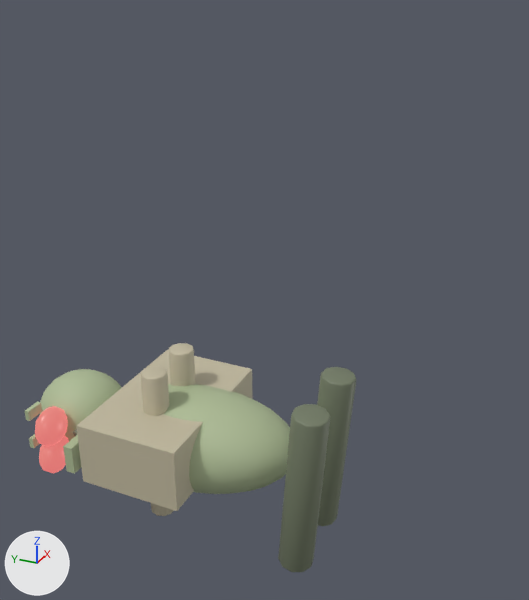
One commit to the glTF model assets/models/monsters/walker.glb: the scene before it, then after it.
Both versions are drawn from a camera (50 mm lens) standing at (-1.833, -0.36, 1.483) and looking at (-0.049, 0.443, 0.591). The lights are fixed; the arrows at lower left show +X, +Y and +Z. The older version comes first. Where no turn or scale is listed for an object, it has been applied to the vertices. Vertices at exactly the same position are counted once.

The older version as bpy lines, for what is in view:
```python
ob_arm = bpy.data.objects.new('arm', me_cylinder)
ob_arm.location = (-0.088, 0.82, 0.0)
ob_arm_001 = bpy.data.objects.new('arm.001', me_cylinder_001)
ob_arm_001.location = (0.088, 0.82, 0.0)
ob_brow = bpy.data.objects.new('brow', me_cube_001)
ob_brow.location = (-0.24, 1.21, 0.005)
ob_brow_001 = bpy.data.objects.new('brow.001', me_cube_002)
ob_brow_001.location = (-0.24, 1.21, 0.115)
ob_eye = bpy.data.objects.new('eye', me_sphere_002)
ob_eye.location = (-0.22, 1.16, -0.055)
ob_eye_001 = bpy.data.objects.new('eye.001', me_sphere_004)
ob_eye_001.location = (-0.22, 1.16, 0.055)
ob_leg = bpy.data.objects.new('leg', me_cylinder_002)
ob_leg.location = (-0.12, 0.28, 0.0)
ob_leg.rotation_euler = (0.0698, 0.0, -0.175)  # degrees (4, 0, -10)
ob_mouth_band = bpy.data.objects.new('mouth_band', me_cube_003)
ob_mouth_band.location = (-0.21, 1.04, 0.0)
ob_mouth_band.scale = (0.08, 0.016, 0.05)
ob_torso = bpy.data.objects.new('torso', me_mesh)
ob_torso.location = (0.0, 0.72, 0.0)
ob_torso.rotation_euler = (0.0, 0.0, 0.105)  # degrees (0, 0, 6)
ob_torso.scale = (0.22, 0.38, 0.17)
# also in view: 'chest' at (0.0, 0.82, 0.03); 'head' at (-0.02, 1.18, 0.0); 'leg.001' at (0.12, 0.28, 0.0)
```
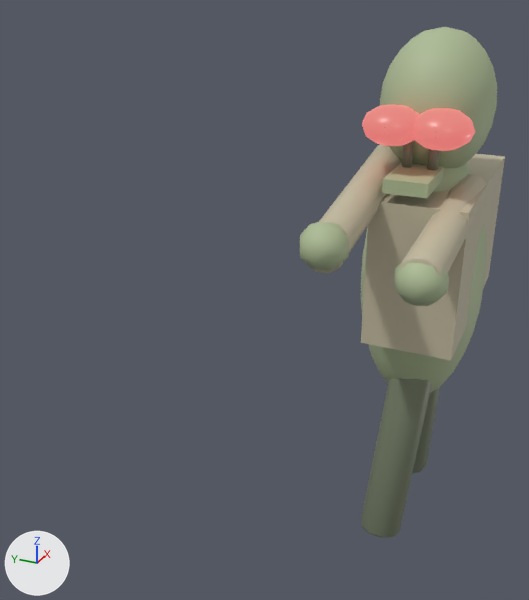
Where the newer file only moved an object's origin or applied its transform, the numbers keep the older frame.

Edits to the bpy script that builds the scene:
```text
Change me_cylinder:
    remove me_cylinder.from_pydata(...)  # 60 vertices, 116 faces; spans x -0.045..0.045, y -0.043..0.043, z -0.28..0.28
    add me_cylinder.from_pydata(...)  # 60 vertices, 116 faces; spans x -0.454..0.07, y -0.765..-0.675, z 0.914..1.086
    me_cylinder part 1: the whole mesh is multiplied about its middle by the matrix ((0.163, 0.059, 0.914), (-0.342, 0.94, 0.0), (-0.925, -0.337, 0.161)), then moved by (-0.192, -0.72, 1.0)
Change me_cylinder_001:
    remove me_cylinder_001.from_pydata(...)  # 60 vertices, 116 faces; spans x -0.045..0.045, y -0.043..0.043, z -0.28..0.28
    add me_cylinder_001.from_pydata(...)  # 60 vertices, 116 faces; spans x -0.63..-0.106, y -0.965..-0.875, z 0.9..1.02
    me_cylinder_001 part 2: the whole mesh is multiplied about its middle by the matrix ((0.066, -0.024, 0.926), (0.342, 0.94, 0.0), (-0.937, 0.341, 0.065)), then moved by (-0.368, -0.92, 0.96)
Change me_sphere_002:
    remove me_sphere_002.from_pydata(...)  # 52 vertices, 100 faces; spans x -0.0666..0.0666, y -0.045..0.045, z -0.07..0.07
    add me_sphere_002.from_pydata(...)  # 52 vertices, 100 faces; spans x -0.0666..0.0666, y -1.175..-1.035, z 1.17..1.26
    me_sphere_002 part 3: the whole mesh is multiplied about its middle by the matrix ((1.0, 0.0, 0.0), (0.0, 1.556, 0.0), (0.0, 0.0, 0.643)), then moved by (0.0, -1.105, 1.215)
Change me_cube_001:
    remove me_cube_001.from_pydata(...)  # 8 vertices, 12 faces; spans x -0.032..0.032, y -0.008..0.008, z -0.018..0.018
    add me_cube_001.from_pydata(...)  # 8 vertices, 12 faces; spans x -1.0..1.0, y -1.0..1.0, z -1.0..1.0
    me_cube_001 part 5
    me_cube_001.vertices[0].co: (-0.032, -0.008, -0.018) -> (-1.0, -1.0, -1.0)
    me_cube_001.vertices[1].co: (-0.032, -0.008, 0.018) -> (-1.0, -1.0, 1.0)
    me_cube_001.vertices[2].co: (-0.032, 0.008, -0.018) -> (-1.0, 1.0, -1.0)
    me_cube_001.vertices[3].co: (-0.032, 0.008, 0.018) -> (-1.0, 1.0, 1.0)
    me_cube_001.vertices[4].co: (0.032, -0.008, -0.018) -> (1.0, -1.0, -1.0)
    me_cube_001.vertices[5].co: (0.032, -0.008, 0.018) -> (1.0, -1.0, 1.0)
    me_cube_001.vertices[6].co: (0.032, 0.008, -0.018) -> (1.0, 1.0, -1.0)
    me_cube_001.vertices[7].co: (0.032, 0.008, 0.018) -> (1.0, 1.0, 1.0)
Change me_sphere_004:
    remove me_sphere_004.from_pydata(...)  # 52 vertices, 100 faces; spans x -0.0666..0.0666, y -0.045..0.045, z -0.07..0.07
    add me_sphere_004.from_pydata(...)  # 52 vertices, 100 faces; spans x -0.0666..0.0666, y -1.285..-1.145, z 1.06..1.15
    me_sphere_004 part 4: the whole mesh is multiplied about its middle by the matrix ((1.0, 0.0, 0.0), (0.0, 1.556, 0.0), (0.0, 0.0, 0.643)), then moved by (0.0, -1.215, 1.105)
Change ob_torso:
    ob_torso.location: (0.0, 0.72, 0.0) -> (0.0, 0.0, 0.72)
    ob_torso.rotation_euler: (0.0, 0.0, 0.105) -> (0.0, -0.105, 0.0)  # degrees (0, 0, 6) -> degrees (0, -6, 0)
    ob_torso.scale: (0.22, 0.38, 0.17) -> (0.22, 0.17, 0.38)
Change ob_head:
    ob_head.location: (-0.02, 1.18, 0.0) -> (-0.02, 0.0, 1.18)
    ob_head.scale: (0.17, 0.18, 0.15) -> (0.17, 0.15, 0.18)
Change ob_leg:
    ob_leg.location: (-0.12, 0.28, 0.0) -> (-0.12, 0.0, 0.28)
    ob_leg.rotation_euler: (0.0698, 0.0, -0.175) -> (0.0698, 0.175, 0.0)  # degrees (4, 0, -10) -> degrees (4, 10, 0)
Change ob_leg_001:
    ob_leg_001.location: (0.12, 0.28, 0.0) -> (0.12, 0.0, 0.28)
    ob_leg_001.rotation_euler: (0.0698, 0.0, 0.175) -> (0.0698, -0.175, 0.0)  # degrees (4, 0, 10) -> degrees (4, -10, 0)
Change ob_chest:
    ob_chest.location: (0.0, 0.82, 0.03) -> (0.0, -0.03, 0.82)
    ob_chest.scale: (0.28, 0.18, 0.11) -> (0.28, 0.11, 0.18)
Remove ob_brow:
    ob_brow = bpy.data.objects.new('brow', me_cube_001)
Remove ob_brow_001:
    ob_brow_001 = bpy.data.objects.new('brow.001', me_cube_002)
Change ob_tusk:
    ob_tusk.location: (-0.16, 1.08, 0.03) -> (-0.16, -0.03, 1.08)
Change ob_tusk_001:
    ob_tusk_001.location: (-0.16, 1.08, -0.03) -> (-0.16, 0.03, 1.08)
Change ob_mouth_band:
    ob_mouth_band: bpy.data.objects.new('mouth_band', me_cube_003) -> bpy.data.objects.new('mouth_band', me_cube_001)
    ob_mouth_band.location: (-0.21, 1.04, 0.0) -> (-0.21, 0.0, 1.04)
    ob_mouth_band.scale: (0.08, 0.016, 0.05) -> (0.08, 0.05, 0.016)
Add ob_hand_001:
    ob_hand_001 = bpy.data.objects.new('hand.001', me_sphere_003_1)  # a UV sphere (8 segments, 5 rings, poles along z) spanning x -0.0523..0.0523, y -0.0523..0.0523, z -0.05..0.05; in mat_walker_skin (greyish green #adbc95)
    ob_hand_001.location = (-0.52, -0.1, 0.93)
Add ob_hand:
    ob_hand = bpy.data.objects.new('hand', me_sphere_002_1)  # a UV sphere (8 segments, 5 rings, poles along z) spanning x -0.0523..0.0523, y -0.0523..0.0523, z -0.05..0.05; in mat_walker_skin (greyish green #adbc95)
    ob_hand.location = (-0.52, 0.1, 0.97)
```

Boxes [x1, y1, x2, y2] around the edits, measured in the pictures (529 x 600 px; the box of a moved part takes in the faces that stretch with it):
'chest', moved, rescaled (18% narrower, 28% taller): before [76, 350, 252, 511]; after [361, 154, 505, 360]
'torso', moved, turned, rescaled: before [164, 384, 290, 494]; after [361, 163, 487, 393]
'leg', moved, turned: before [278, 404, 331, 572]; after [361, 378, 432, 537]
'head', moved, rescaled (40% wider, 95% taller): before [39, 369, 122, 441]; after [380, 27, 497, 168]
'arm', reshaped: before [140, 366, 174, 516]; after [312, 144, 402, 274]
'arm.001', reshaped: before [168, 343, 195, 386]; after [399, 174, 488, 277]
'leg.001', moved, turned: before [317, 367, 356, 526]; after [413, 387, 440, 473]
'eye.001', reshaped (88% wider): before [35, 406, 68, 447]; after [412, 108, 475, 151]
'eye', reshaped (87% wider, 10% taller): before [39, 435, 69, 473]; after [362, 104, 419, 146]
'mouth_band', reshaped, moved, rescaled: before [63, 435, 81, 474]; after [382, 163, 444, 198]
'hand', added: after [300, 222, 349, 270]
'hand.001', added: after [394, 262, 449, 306]
'tusk.001', moved (not visible before): after [402, 141, 414, 168]
'tusk', moved: before [73, 429, 77, 436]; after [427, 149, 439, 170]
'brow.001', deleted: before [25, 401, 42, 421]
'brow', deleted: before [29, 434, 39, 448]
part 5 of me_cube_001, moved or reshaped: before [29, 434, 39, 448]; after [382, 163, 444, 198]
